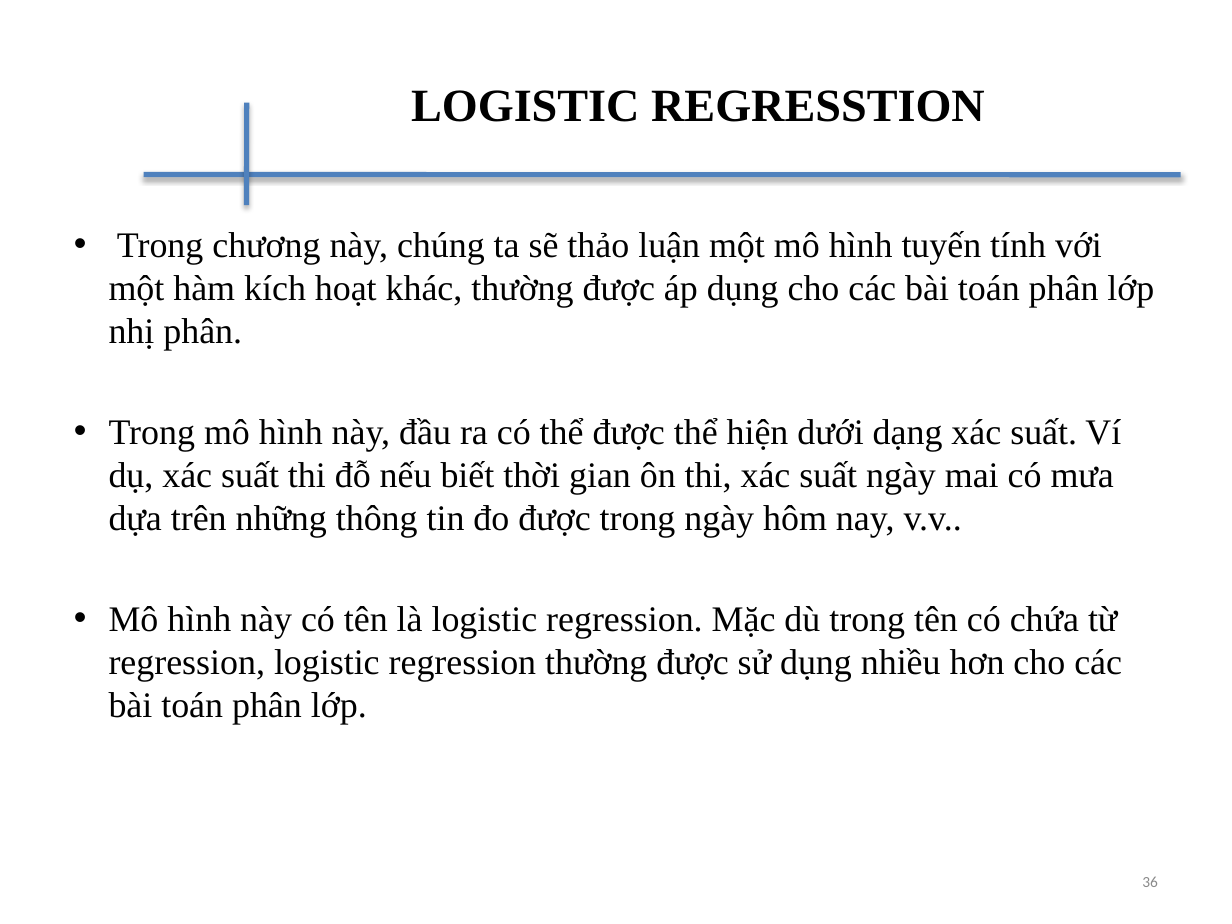
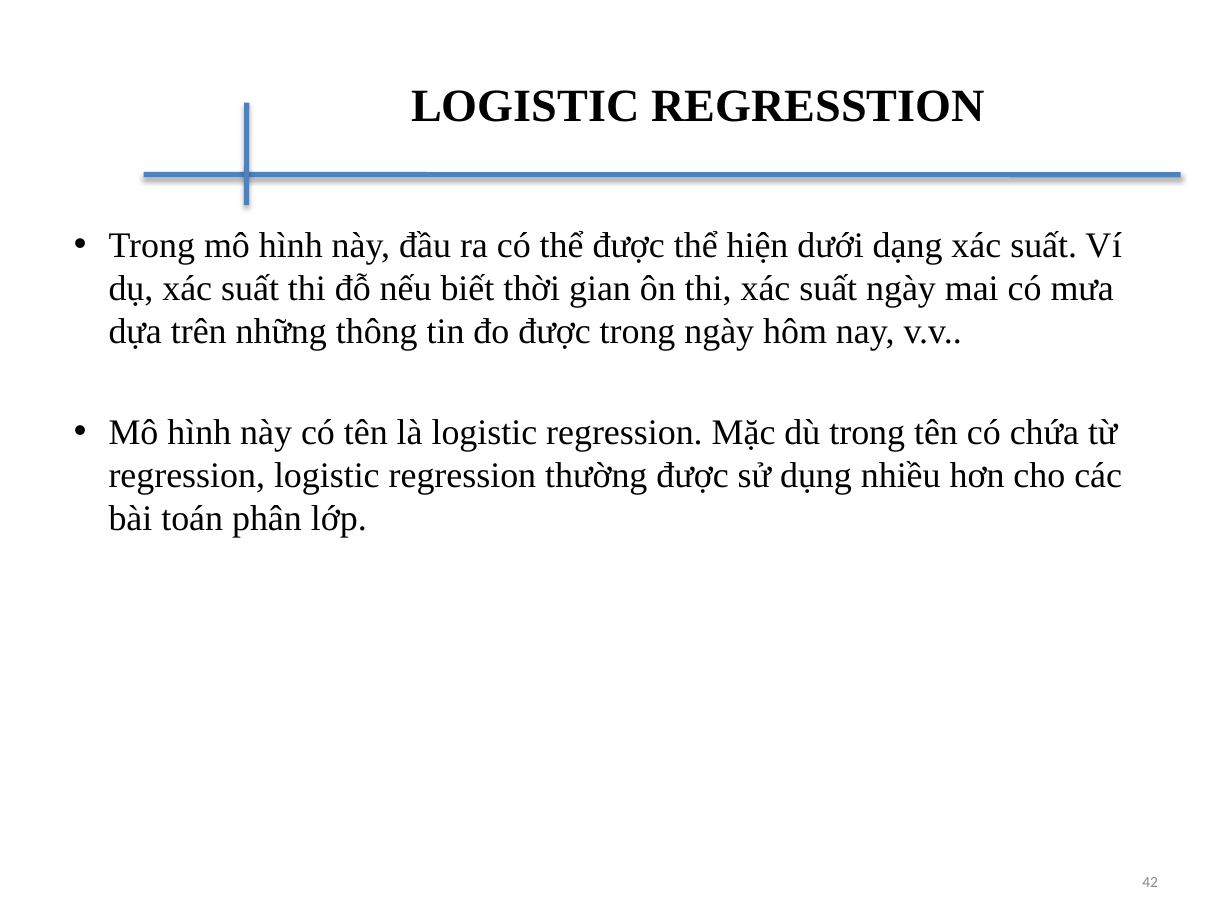
Before and after one commit to daithinh2401/Master_2019, a slide deck: slide 42 of Machine_Learning/ML_Mid_Slide.pptx (slide 36 before the commit). Drawn at 1232x924 pixels with LibreOffice and Linux fonts; fonts in the diff are those of the drawing; background and template pictures are left out. Boxes give left, top, right and bottom in pixels: in the first picture for what was removed or moved away, otherwise in the second. Text is boxed around its words. In the diff, an @@ line names an element or a change of style, - is before the commit and + after.

```diff
--- a/Machine_Learning/ML_Mid_Slide.pptx
+++ b/Machine_Learning/ML_Mid_Slide.pptx
@@ text at (x1=109, y1=231, x2=1154, y2=351): paragraph removed @@
-• Trong chương này, chúng ta sẽ thảo luận một mô hình tuyến tính với một hàm kích hoạt khác, thường được áp dụng cho các bài toán phân lớp nhị phân.
@@ page number at (x1=1142, y1=877, x2=1158, y2=887): text changed @@
-36
+42
```
Also in this commit, not shown: 2 other slides changed, 8 slides added, 2 slides removed, 8 other files.
